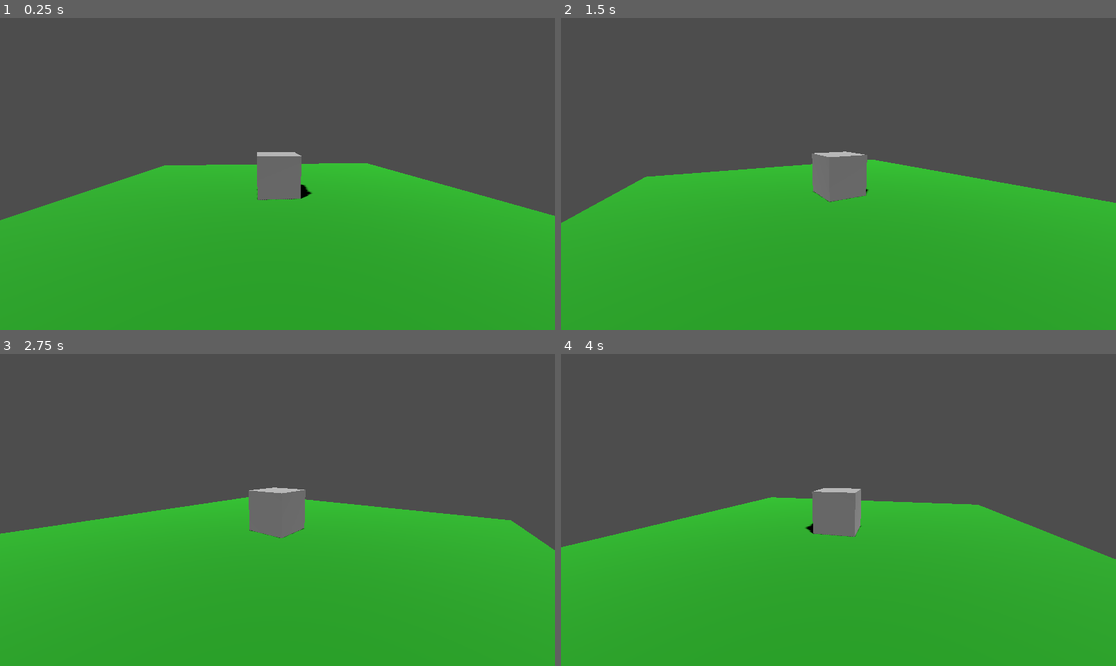
Above: before the commit, frames 1-4 (two rows, left to right).
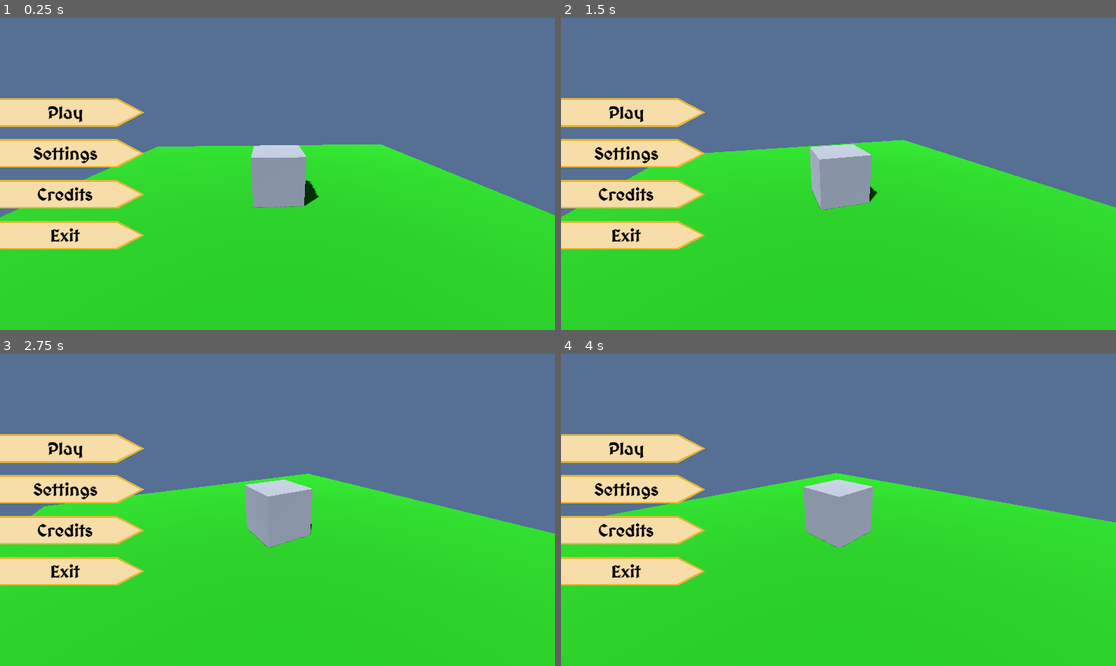
Above: after the commit, the same moments.

Repository: EvelynMoore/UITechArt
Game: Godot game, scene res://MainMenuScene.tscn
Same seed, same stepped clock (60 frames per second), same inputs: the game is played once before the commit and once after it.
Inputs (mouse positions are in pixels of both pictures, inside the frame that each line leads up to):
- Up to frame 1 (0.25 s): no input
- Up to frame 2 (1.5 s): click (605, 152) at 0.5 s, where only the run after the commit has a clickable "Settings"; click (605, 111) at 1.25 s, where only the run after the commit has a clickable "Play"
- Up to frame 3 (2.75 s): click (44, 447) at 2 s, where only the run after the commit has a clickable "Play"
- Up to frame 4 (4 s): click (605, 447) at 2.75 s, where only the run after the commit has a clickable "Play"; click (605, 528) at 3.5 s, where only the run after the commit has a clickable "Credits"

The runs differ from the first frame. In frame 1, 100% of the frame differs, in the area x 0-100%, y 0-100%; in frame 2, 100%; in frame 3, 100%; in frame 4, 100%.
Error after the commit: Parse Error: Could not find type "SceneTreeTween" in the current scope. (res://ButtonMouseOverTween.gd:4)

Commit message:
Godot - fixed button themes

Diff:
--- /dev/null
+++ b/Godot Project/ui-tech-art/ButtonMouseOverTween.gd
@@ -0,0 +1,18 @@
+extends Button
+
+@onready var original_position := position
+var tween: SceneTreeTween
+
+func _on_mouse_entered():
+	if tween: tween.kill()  # Cancel any running tweens
+	tween = get_tree().create_tween()
+	tween.tween_property(self, "position", original_position + Vector2(10, 0), 0.2)\
+		.set_trans(Tween.TRANS_SINE)\
+		.set_ease(Tween.EASE_OUT)
+
+func _on_mouse_exited():
+	if tween: tween.kill()
+	tween = get_tree().create_tween()
+	tween.tween_property(self, "position", original_position, 0.2)\
+		.set_trans(Tween.TRANS_SINE)\
+		.set_ease(Tween.EASE_OUT)
--- /dev/null
+++ b/Godot Project/ui-tech-art/ButtonStyleBox.tres
@@ -0,0 +1,9 @@
+[gd_resource type="StyleBoxTexture" load_steps=2 format=3 uid="uid://81ftj2qcyehi"]
+
+[ext_resource type="Texture2D" uid="uid://k1wamaheubt1" path="res://ParchmentSection1.png" id="1_m1aj6"]
+
+[resource]
+content_margin_left = 80.0
+content_margin_top = 8.0
+content_margin_bottom = 8.0
+texture = ExtResource("1_m1aj6")
--- /dev/null
+++ b/Godot Project/ui-tech-art/ButtonTheme.tres
@@ -0,0 +1,25 @@
+[gd_resource type="Theme" load_steps=3 format=3 uid="uid://battqjskkj0"]
+
+[ext_resource type="StyleBox" uid="uid://81ftj2qcyehi" path="res://ButtonStyleBox.tres" id="1_fucc5"]
+[ext_resource type="FontFile" uid="uid://b5my3qv6c0poa" path="res://MedievalSharp-Bold.ttf" id="1_vvmgv"]
+
+[resource]
+default_font = ExtResource("1_vvmgv")
+default_font_size = 36
+Button/colors/font_color = Color(0, 0, 0, 1)
+Button/colors/font_disabled_color = Color(0, 0, 0, 1)
+Button/colors/font_focus_color = Color(0, 0, 0, 1)
+Button/colors/font_hover_color = Color(0, 0, 0, 1)
+Button/colors/font_hover_pressed_color = Color(0, 0, 0, 1)
+Button/colors/font_pressed_color = Color(0, 0, 0, 1)
+Button/styles/disabled = ExtResource("1_fucc5")
+Button/styles/disabled_mirrored = ExtResource("1_fucc5")
+Button/styles/focus = ExtResource("1_fucc5")
+Button/styles/hover = ExtResource("1_fucc5")
+Button/styles/hover_mirrored = ExtResource("1_fucc5")
+Button/styles/hover_pressed = ExtResource("1_fucc5")
+Button/styles/hover_pressed_mirrored = ExtResource("1_fucc5")
+Button/styles/normal = ExtResource("1_fucc5")
+Button/styles/normal_mirrored = ExtResource("1_fucc5")
+Button/styles/pressed = ExtResource("1_fucc5")
+Button/styles/pressed_mirrored = ExtResource("1_fucc5")
--- a/Godot Project/ui-tech-art/MainMenuScene.tscn
+++ b/Godot Project/ui-tech-art/MainMenuScene.tscn
@@ -1,6 +1,7 @@
-[gd_scene load_steps=6 format=3 uid="uid://dn8j6m23unwix"]
+[gd_scene load_steps=8 format=3 uid="uid://dn8j6m23unwix"]
 
 [ext_resource type="Script" uid="uid://bint5n66a7l5f" path="res://SimpleOrbit.gd" id="1_o6rx4"]
+[ext_resource type="PackedScene" uid="uid://b8c5tbqje2n4q" path="res://MainMenuUI.tscn" id="2_sud0c"]
 
 [sub_resource type="PlaneMesh" id="PlaneMesh_sud0c"]
 
@@ -12,14 +13,23 @@
 [sub_resource type="StandardMaterial3D" id="StandardMaterial3D_mlkpy"]
 albedo_color = Color(0.43134, 0.43134, 0.43134, 1)
 
+[sub_resource type="Environment" id="Environment_sud0c"]
+background_mode = 1
+background_color = Color(0.337255, 0.435294, 0.580392, 1)
+
 [node name="Root" type="Node3D"]
+
+[node name="CanvasLayer" type="CanvasLayer" parent="."]
+
+[node name="Menu" parent="CanvasLayer" instance=ExtResource("2_sud0c")]
 
 [node name="Camera3D" type="Camera3D" parent="." node_paths=PackedStringArray("target")]
 transform = Transform3D(1, 0, 0, 0, 1, 0, 0, 0, 1, 0, 0.698901, 3.27892)
 script = ExtResource("1_o6rx4")
 target = NodePath("../Ground/Castle")
-distance = 10.0
-orbit_speed = 0.333
+distance = 8.0
+orbit_speed = 0.2
+height = 3.0
 
 [node name="Ground" type="MeshInstance3D" parent="."]
 transform = Transform3D(10, 0, 0, 0, 10, 0, 0, 0, 10, 0, 0, 0)
@@ -36,3 +46,6 @@
 transform = Transform3D(0.707107, -0.612373, 0.353553, 2.06679e-09, 0.5, 0.866026, -0.707107, -0.612372, 0.353553, 0, 0, 0)
 light_energy = 2.0
 shadow_enabled = true
+
+[node name="WorldEnvironment" type="WorldEnvironment" parent="."]
+environment = SubResource("Environment_sud0c")
--- a/Godot Project/ui-tech-art/MainMenuUI.tscn
+++ b/Godot Project/ui-tech-art/MainMenuUI.tscn
@@ -1,13 +1,9 @@
-[gd_scene load_steps=4 format=3 uid="uid://b8c5tbqje2n4q"]
+[gd_scene load_steps=5 format=3 uid="uid://b8c5tbqje2n4q"]
 
+[ext_resource type="Theme" uid="uid://battqjskkj0" path="res://ButtonTheme.tres" id="1_5lhe0"]
 [ext_resource type="FontFile" uid="uid://b5my3qv6c0poa" path="res://MedievalSharp-Bold.ttf" id="1_k586i"]
-[ext_resource type="Texture2D" uid="uid://k1wamaheubt1" path="res://ParchmentSection1.png" id="2_5lhe0"]
-
-[sub_resource type="StyleBoxTexture" id="StyleBoxTexture_k586i"]
-content_margin_left = 80.0
-content_margin_top = 8.0
-content_margin_bottom = 8.0
-texture = ExtResource("2_5lhe0")
+[ext_resource type="StyleBox" uid="uid://81ftj2qcyehi" path="res://ButtonStyleBox.tres" id="3_5lhe0"]
+[ext_resource type="Script" uid="uid://dvxdaqy4iygen" path="res://ButtonMouseOverTween.gd" id="4_bqg4p"]
 
 [node name="Menu" type="Control"]
 layout_mode = 3
@@ -22,42 +18,64 @@
 anchors_preset = 4
 anchor_top = 0.5
 anchor_bottom = 0.5
-offset_top = -287.0
-offset_right = 413.0
-offset_bottom = 101.0
+offset_left = -111.445
+offset_top = -157.995
+offset_right = 301.555
+offset_bottom = 230.005
 grow_vertical = 2
 theme_override_constants/separation = 25
 
 [node name="Play" type="Button" parent="VBoxContainer"]
 layout_mode = 2
+theme = ExtResource("1_5lhe0")
+theme_override_colors/font_disabled_color = Color(0, 0, 0, 1)
+theme_override_colors/font_hover_pressed_color = Color(0, 0, 0, 1)
+theme_override_colors/font_hover_color = Color(0, 0, 0, 1)
+theme_override_colors/font_outline_color = Color(0, 0, 0, 1)
+theme_override_colors/font_color = Color(0, 0, 0, 1)
+theme_override_colors/font_focus_color = Color(0, 0, 0, 1)
+theme_override_colors/font_pressed_color = Color(0, 0, 0, 1)
+theme_override_fonts/font = ExtResource("1_k586i")
+theme_override_font_sizes/font_size = 36
+theme_override_styles/focus = ExtResource("3_5lhe0")
+theme_override_styles/disabled_mirrored = ExtResource("3_5lhe0")
+theme_override_styles/disabled = ExtResource("3_5lhe0")
+theme_override_styles/hover_pressed_mirrored = ExtResource("3_5lhe0")
+theme_override_styles/hover_pressed = ExtResource("3_5lhe0")
+theme_override_styles/hover_mirrored = ExtResource("3_5lhe0")
+theme_override_styles/hover = ExtResource("3_5lhe0")
+theme_override_styles/pressed_mirrored = ExtResource("3_5lhe0")
+theme_override_styles/pressed = ExtResource("3_5lhe0")
+theme_override_styles/normal_mirrored = ExtResource("3_5lhe0")
+theme_override_styles/normal = ExtResource("3_5lhe0")
+text = "Play"
+script = ExtResource("4_bqg4p")
+
+[node name="Settings" type="Button" parent="VBoxContainer"]
+layout_mode = 2
+theme = ExtResource("1_5lhe0")
 theme_override_colors/font_color = Color(0, 0, 0, 1)
 theme_override_fonts/font = ExtResource("1_k586i")
 theme_override_font_sizes/font_size = 36
-theme_override_styles/normal = SubResource("StyleBoxTexture_k586i")
-text = "Play"
-
-[node name="Settings" type="Button" parent="VBoxContainer"]
-layout_mode = 2
-theme_override_colors/font_color = Color(0, 0, 0, 1)
-theme_override_fonts/font = ExtResource("1_k586i")
-theme_override_font_sizes/font_size = 36
-theme_override_styles/normal = SubResource("StyleBoxTexture_k586i")
+theme_override_styles/normal = ExtResource("3_5lhe0")
 text = "Settings
 "
 
 [node name="Credits" type="Button" parent="VBoxContainer"]
 layout_mode = 2
+theme = ExtResource("1_5lhe0")
 theme_override_colors/font_color = Color(0, 0, 0, 1)
 theme_override_fonts/font = ExtResource("1_k586i")
 theme_override_font_sizes/font_size = 36
-theme_override_styles/normal = SubResource("StyleBoxTexture_k586i")
+theme_override_styles/normal = ExtResource("3_5lhe0")
 text = "Credits"
 
 [node name="Exit" type="Button" parent="VBoxContainer"]
 layout_mode = 2
+theme = ExtResource("1_5lhe0")
 theme_override_colors/font_color = Color(0, 0, 0, 1)
 theme_override_fonts/font = ExtResource("1_k586i")
 theme_override_font_sizes/font_size = 36
-theme_override_styles/normal = SubResource("StyleBoxTexture_k586i")
+theme_override_styles/normal = ExtResource("3_5lhe0")
 text = "Exit
 "
Not shown, added: Godot Project/ui-tech-art/ButtonMouseOverTween.gd.uid
